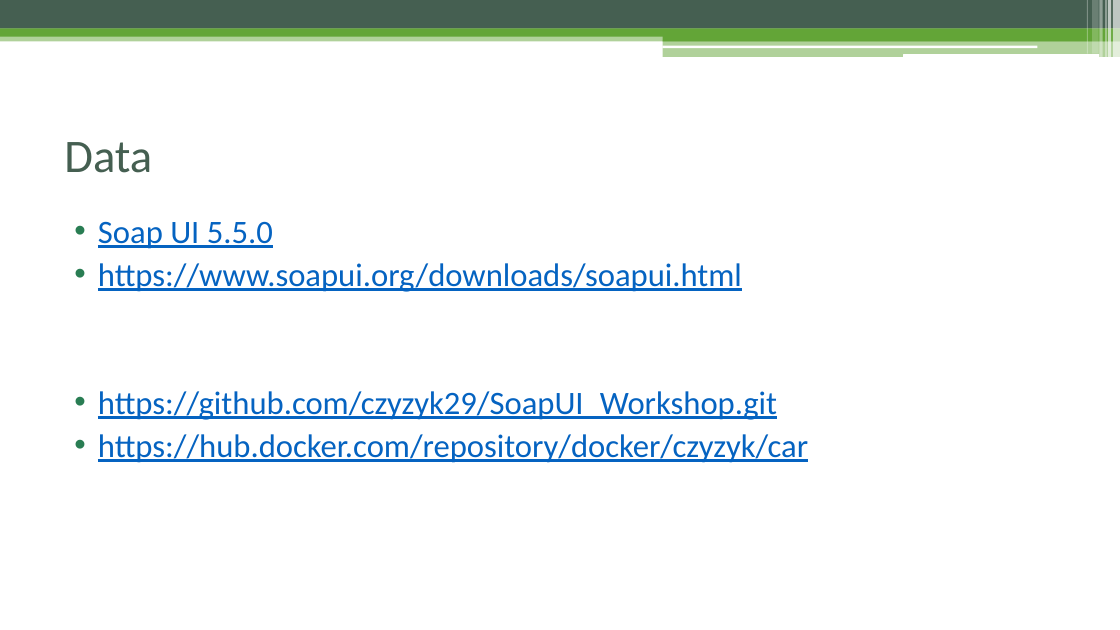
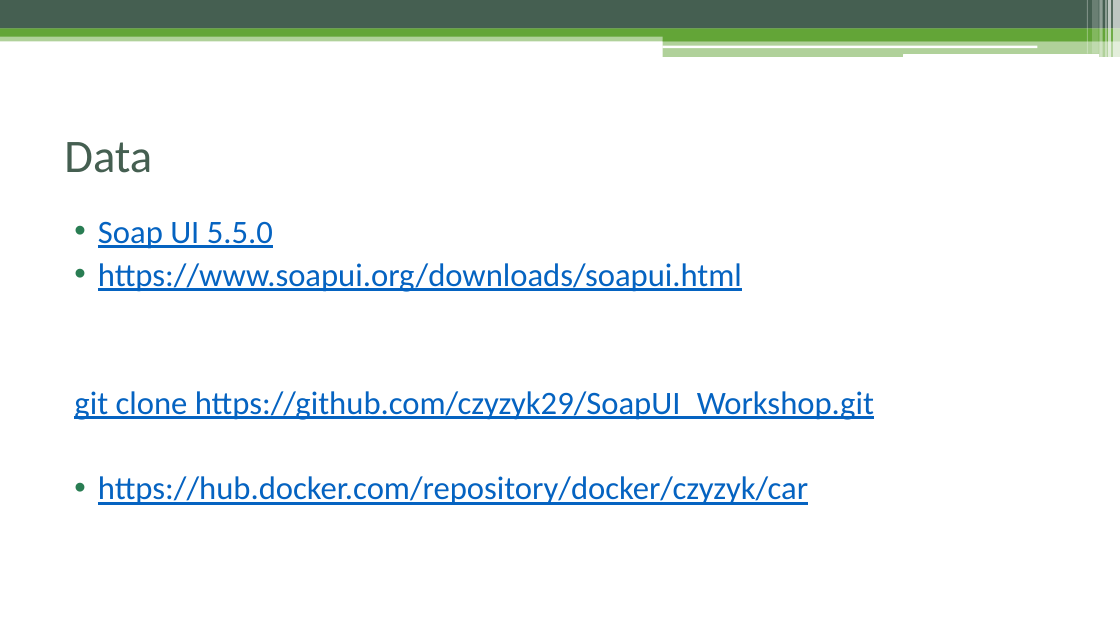
Before and after one commit to czyzyk29/SoapUI_Workshop, a slide deck: slide 3 of Warsztat_soapUI.pptx. Drawn at 1120x630 pixels with LibreOffice and Linux fonts; fonts in the diff are those of the drawing. Boxes give left, top, right and bottom in pixels: in the first picture for what was removed or moved away, otherwise in the second. Text is boxed around its words. In the diff, an @@ line names an element or a change of style, - is before the commit and + after.

```diff
--- a/Warsztat_soapUI.pptx
+++ b/Warsztat_soapUI.pptx
@@ text at [74,391,874,420]: text changed @@
-• https://github.com/czyzyk29/SoapUI_Workshop.git
+git clone https://github.com/czyzyk29/SoapUI_Workshop.git
```
Also in this commit, not shown: 1 other slide changed, 1 slide removed, 4 other files.
